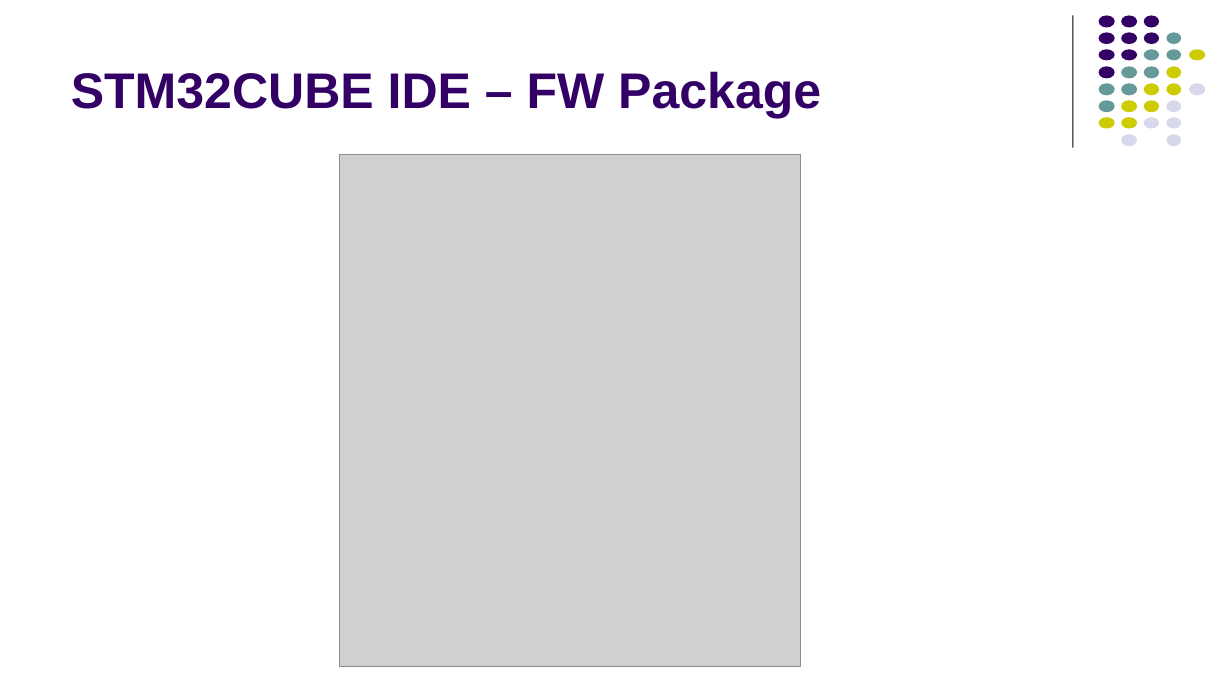
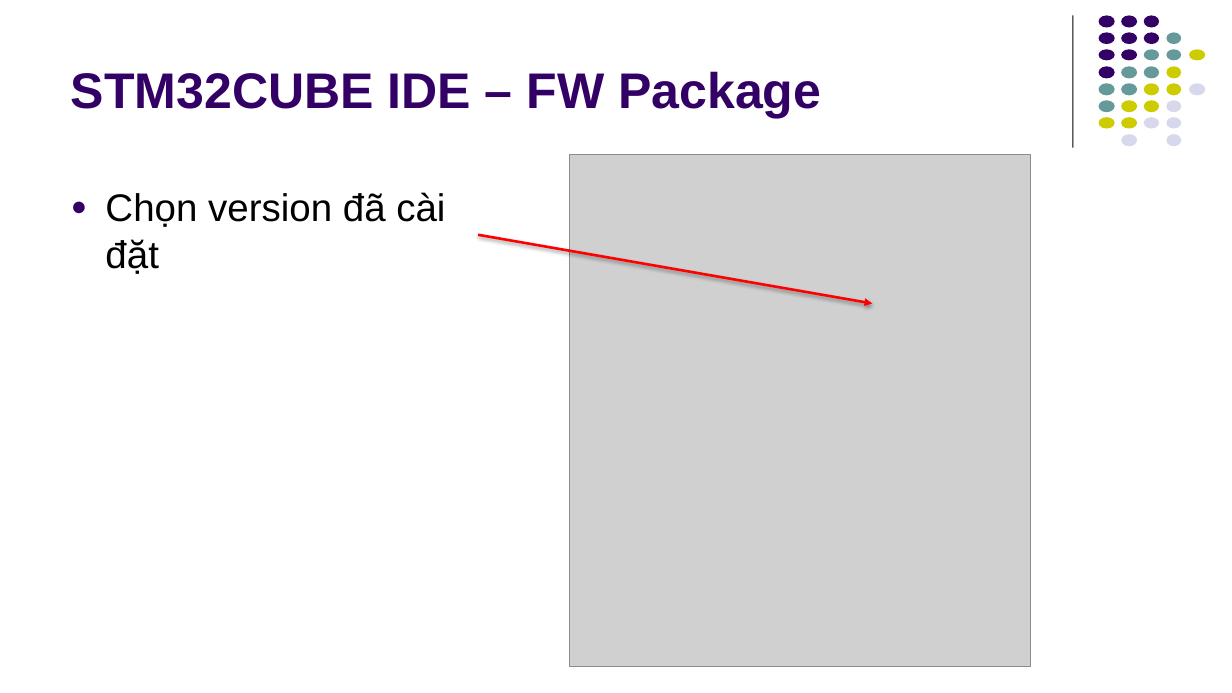
Before and after one commit to kmtekvn/hitech_stm32_basic, a slide deck: slide 10 of 04. Slides/02. STM32 & CubeIDE/Development Guide STM32.pptx (slide 7 before the commit). Drawn at 1232x693 pixels with LibreOffice and Linux fonts; fonts in the diff are those of the drawing; grey boxes stand for pictures. Boxes give left, top, right and bottom in pixels: in the first picture for what was removed or moved away, otherwise in the second. Text is boxed around its words. In the diff, an @@ line names an element or a change of style, - is before the commit and + after.

```diff
--- a/04. Slides/02. STM32 & CubeIDE/Development Guide STM32.pptx
+++ b/04. Slides/02. STM32 & CubeIDE/Development Guide STM32.pptx
@@ picture: place and size @@
-picture at [339, 155, 800, 667]
+picture at [570, 155, 1031, 667]
@@ text added at [105, 192, 445, 274], 30 pt, text #000000 @@
+● Chọn version đã cài đặt
@@ arrow added from (478, 235) to (872, 303), #FF0000 2 pt @@
```
Also in this commit, not shown: 13 other slides changed, 9 slides added, 1 slide removed, 7 other files.
